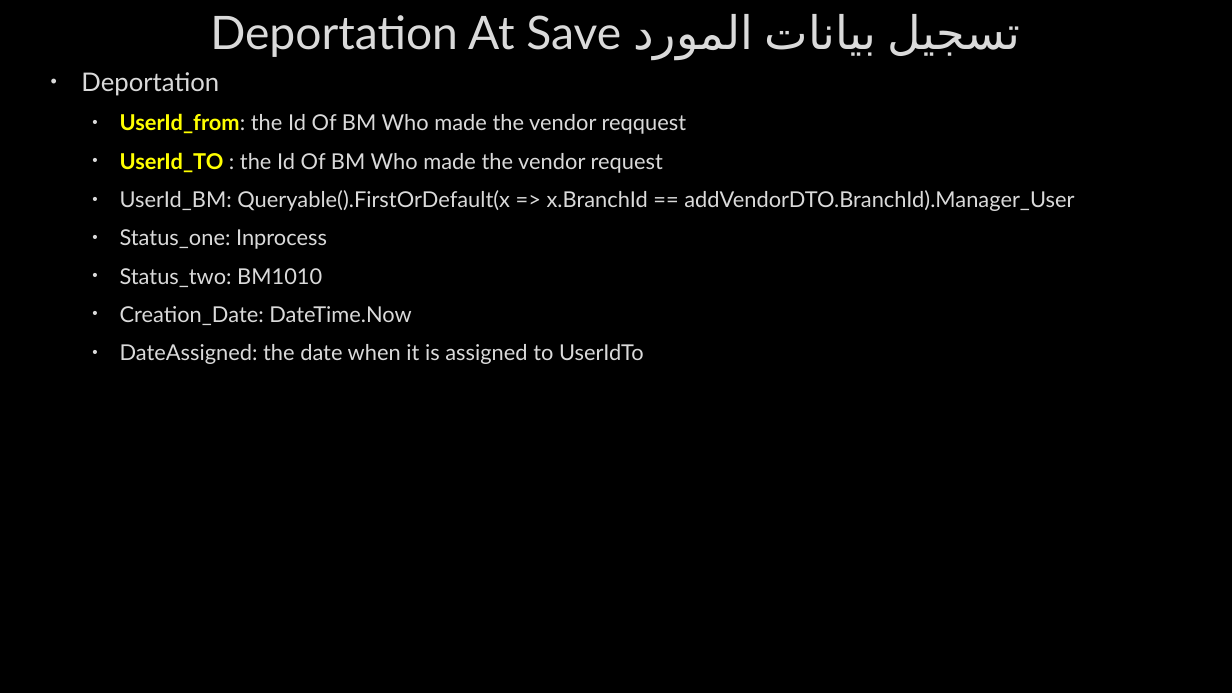
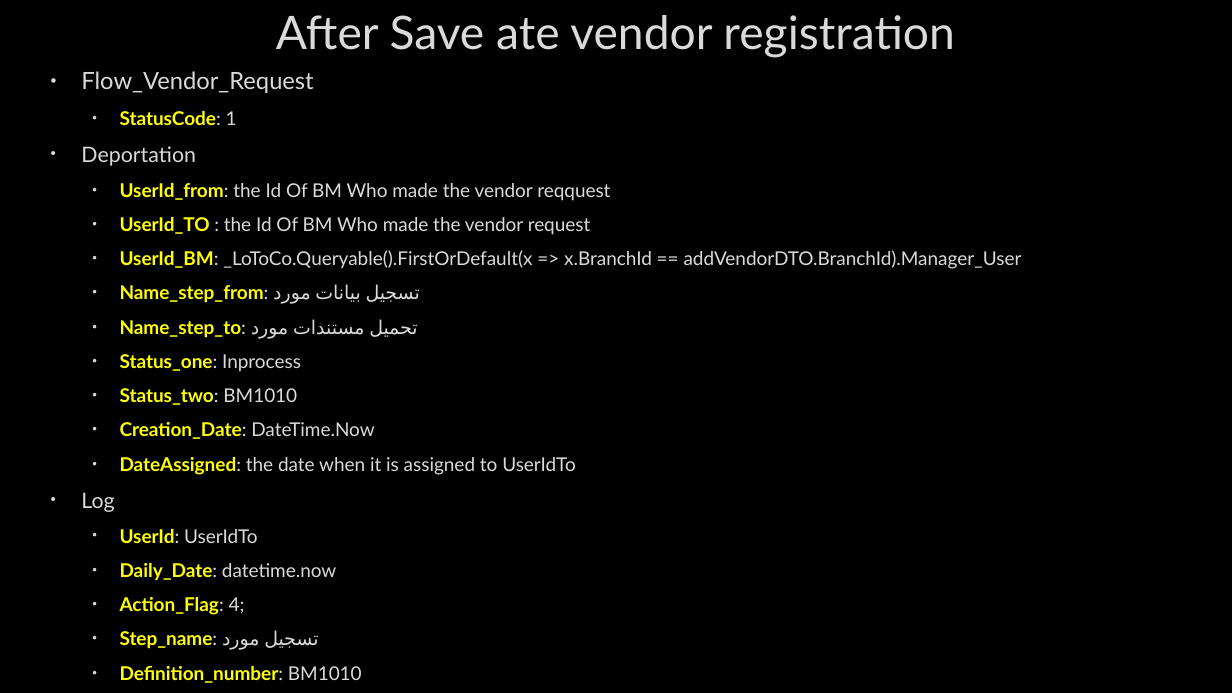
Before and after one commit to AhmedMohamedSamir1/Summary, a slide deck: slide 242 of Dot Net/Business.pptx (slide 236 before the commit). Drawn at 1232x693 pixels with LibreOffice and Linux fonts; fonts in the diff are those of the drawing; background and template pictures are left out. Boxes give left, top, right and bottom in pixels: in the first picture for what was removed or moved away, otherwise in the second. Text is boxed around its words. In the diff, an @@ line names an element or a change of style, - is before the commit and + after.

```diff
--- a/Dot Net/Business.pptx
+++ b/Dot Net/Business.pptx
@@ title at [276,15,954,58]: text changed @@
-Deportation At Save تسجيل بيانات المورد
+After Save ate vendor registration
@@ text at [81,71,313,125]: paragraphs added @@
+• Flow_Vendor_Request
+  • StatusCode: 1
@@ text at [81,146,610,475]: size 20 to 16.6 pt in "Deportation"; size 17 to 14.8 pt in "UserId_from: the Id Of BM Who made ...", "UserId_TO : the Id Of BM Who ...", "Status_one: Inprocess", "Status_two: BM1010" and 2 more places; text colour #DADADA to #FFFF00, bold on in "Status_one:", "Status_two:", "Creation_Date:", "DateAssigned:" @@
@@ text at [120,250,1022,338]: text changed; size 17 to 14.8 pt @@
-  • UserId_BM: Queryable().FirstOrDefault(x => x.BranchId == addVendorDTO.BranchId).Manager_User
+  • UserId_BM: _LoToCo.Queryable().FirstOrDefault(x => x.BranchId == addVendorDTO.BranchId).Manager_User
+  • Name_step_from: تسجيل بيانات مورد
+  • Name_step_to: تحميل مستندات مورد
@@ text at [81,492,362,683]: paragraphs added @@
+• Log
+  • UserId: UserIdTo
+  • Daily_Date: datetime.now
+  • Action_Flag: 4;
+  • Step_name: تسجيل مورد
+  • Definition_number: BM1010
```
Also in this commit, not shown: 6 other slides changed, 11 slides added, 1 slide removed, 5 other files.
